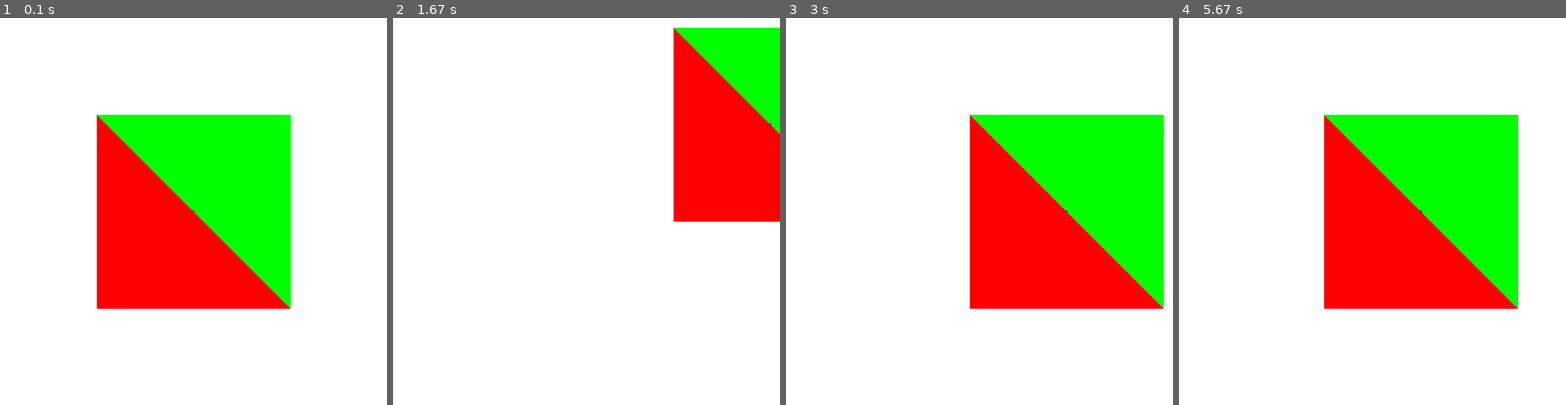
Above: before the commit, frames 1-4 (left to right).
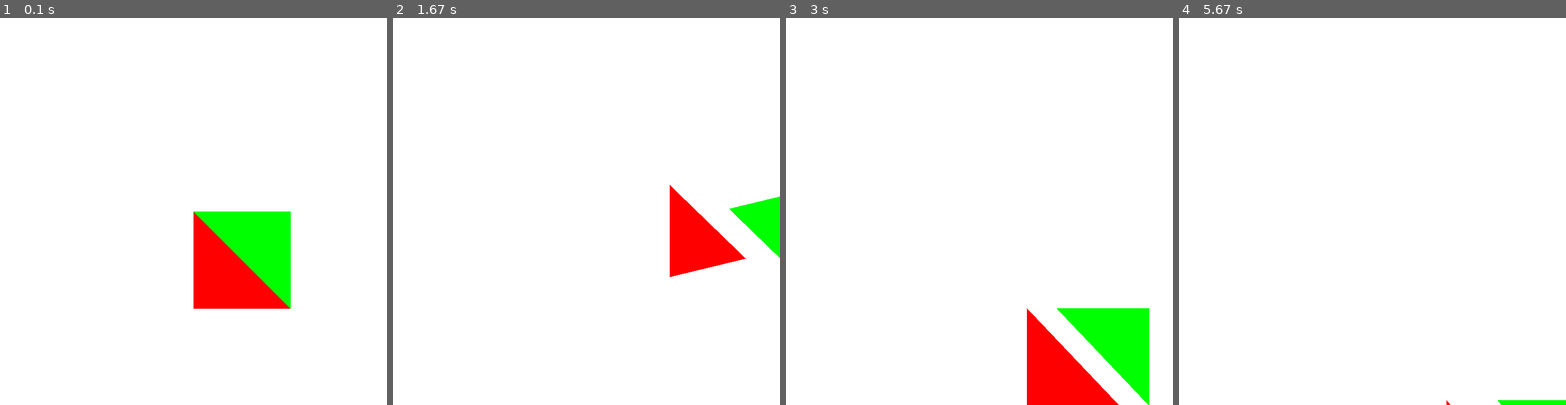
Above: after the commit, the same moments.

Repository: FRAZ5094/pygame
Game: pygame game, started from 3D/3D.py
Same seed, same stepped clock (60 frames per second), same inputs: the game is played once before the commit and once after it.
Inputs:
- Up to frame 1 (0.1 s): no input
- Up to frame 2 (1.67 s): tap U at 0.33 s; hold Right 0.67-1.13 s; hold D 0.67-1.13 s; tap Space at 0.73, 1.03, 1.23, 1.57 s; tap Shift at 0.82 s; hold Up 1.17-1.47 s; hold W 1.17-1.47 s; hold Right from 1.5 s (still down); hold D from 1.5 s (still down)
- Up to frame 3 (3 s): tap Space at 1.87, 2.07, 2.37, 2.63, 2.97 s; release Right at 1.97 s; release D at 1.97 s; hold Left 2-2.53 s; hold A 2-2.53 s; tap Shift at 2.15 s; hold Down 2.57-2.87 s; hold S 2.57-2.87 s; hold Left from 2.9 s (still down); hold A from 2.9 s (still down)
- Up to frame 4 (5.67 s): tap Space at 3.27, 3.4, 3.8, 4.1, 4.47, 4.87, 5.17, 5.37 s; release Left at 3.3 s; release A at 3.3 s; hold Up 3.33-3.7 s; hold W 3.33-3.7 s; tap Shift at 3.48, 4.95 s; hold Right 3.73-4.37 s; hold D 3.73-4.37 s; tap U at 3.88, 5.45 s; hold Down 4.4-4.77 s; hold S 4.4-4.77 s; hold Left 4.8-5.27 s; hold A 4.8-5.27 s; hold Right from 5.3 s (still down); hold D from 5.3 s (still down)

The runs differ from the first frame. In frame 1, 19% of the frame differs, in the area x 25-76%, y 25-76%; in frame 2, 16%; in frame 3, 31%, in the area x 47-98%, y 25-100%; in frame 4, 25%.

Commit message:
worldToViewMatrix done

Diff:
--- a/3D/3D.py
+++ b/3D/3D.py
@@ -8,13 +8,13 @@
 HEIGHT = 800
 FPS = 60
 scaleFactor=400
+
+camerax=0
+cameray=0
+cameraz=0
 theta=0
-startx=400
-x=startx
-starty=400
-y=starty
+psi=0
 
-z=0
 
 WHITE = (255, 255, 255)
 BLACK = (0, 0, 0)
@@ -41,7 +41,9 @@
 mesh = TriangleMesh([
     [0,0,1],[0,1,1],[1,1,1],
     [0,0,0],[1,1,0],[1,0,0],
-])
+    ]
+)
+
 
 
 ## Game loop
@@ -62,29 +64,37 @@
         scaleFactor*=1.1
     if pressed[pygame.K_r]:
         scaleFactor/=1.1
-    if pressed[pygame.K_e]:
+    if pressed[pygame.K_w]:
+        cameraz+=10
+    if pressed[pygame.K_s]:
+        cameraz-=10
+    if pressed[pygame.K_d]:
+        camerax+=10
+    if pressed[pygame.K_a]:
+        camerax-=10
+    if pressed[pygame.K_SPACE]:
+        cameray+=10
+    if pressed[pygame.K_LSHIFT]:
+        cameray-=10
+    if pressed[pygame.K_UP]:
         theta+=1
-    if pressed[pygame.K_q]:
+    if pressed[pygame.K_DOWN]:
         theta-=1
-    if pressed[pygame.K_s]:
-        y+=10
-    if pressed[pygame.K_w]:
-        y-=10
-    if pressed[pygame.K_d]:
-        x+=10
-    if pressed[pygame.K_a]:
-        x-=10
+    if pressed[pygame.K_LEFT]:
+        psi+=1
+    if pressed[pygame.K_RIGHT]:
+        psi-=1
     if pressed[pygame.K_u]:
-        x=startx
-        y=starty
+        x=0
+        y=0
         z=0
         theta=0
 
-    translationMatrix = getTranslationMatrix(x,y,z)
-    scaleMatrix = getScaleMatrix(scaleFactor,scaleFactor,scaleFactor,x+0.5,y+0.5,0)
-    rotationYMatrix = getRotationYMatrix(theta,x,y,z,[0,1,0])
-
-    translatedMesh = rotationYMatrix * scaleMatrix * translationMatrix * mesh
+    #Position Mesh in world at (400,400,0)
+    initialScaleFactor=200
+    modelToWorldMatrix = getTranslationMatrix(400,400,0) * getScaleMatrix(initialScaleFactor,initialScaleFactor,initialScaleFactor,0,0,0)
+    worldToViewMatrix = getTranslationMatrix(camerax,cameray,cameraz) * getRotationMatrix(theta,0,0,0,[1,0,0]) * getRotationMatrix(psi,0,0,0,[0,1,0])
+    translatedMesh =  worldToViewMatrix * modelToWorldMatrix * mesh
 
     translatedMesh.draw(screen)
 
@@ -92,7 +102,6 @@
         # transformedMesh=rotationYMatrix.dot(scaleMatrix.dot(translationMatrix.dot(verticies[i])))
 
 
-    pygame.draw.circle(screen,BLUE,(x,y),2)
 
     pygame.display.flip()
 
--- a/3D/matrix_functions.py
+++ b/3D/matrix_functions.py
@@ -21,16 +21,15 @@
         ]
     return Matrix(m)
 
-def getRotationYMatrix(theta,Ox,Oy,Oz,n):
-
+def getRotationMatrix(angle,Ox,Oy,Oz,n):
 
     T=getTranslationMatrix(Ox,Oy,Oz)
     Tb=getTranslationMatrix(-Ox,-Oy,-Oz)
 
-    theta=np.deg2rad(theta)
+    angle=np.deg2rad(angle)
 
-    c=np.cos(theta)
-    s=np.sin(theta)
+    c=np.cos(angle)
+    s=np.sin(angle)
 
     n=np.array(n)
     n=n/np.sqrt(n.sum())
@@ -64,22 +63,14 @@
             self.verticies=verticies
         else:
             transposedVerticies=np.array(verticies).T
-
             ncols=len(transposedVerticies[0])
             self.verticies=np.vstack([transposedVerticies, [1]*ncols])
-        # print(self.verticies,"verticies after __init__")
 
     def draw(self,screen):
         RED = (255, 0, 0)
         GREEN = (0, 255, 0)
         BLUE = (0, 0, 255)
         Colours=[RED,GREEN,BLUE]
-        # print(self.verticies)
-
-        # print("----")
-        # print(tuple(self.verticies[:,0][0:2]))
-        # print(self.verticies[:,1][0:2])
-        # print(self.verticies[:,2][0:2])
 
         for i in range(int(len(self.verticies[0])/3)):
             verticies_tuple=[tuple(self.verticies[:,3*i][0:2]),tuple(self.verticies[:,(3*i)+1][0:2]),tuple(self.verticies[:,(3*i)+2][0:2])]
@@ -91,8 +82,10 @@
 
     def __mul__(self,other):
         if isinstance(other,TriangleMesh):
+            #TypeError: unsupported operand type(s) for *: 'int' and 'NoneType' ?????
+            # print(self.m)
+            # print(other.verticies)
             transformedVerticies=self.m.dot(other.verticies)
-            # print(transformedVerticies, "verticies after transform")
             return TriangleMesh(transformedVerticies)
         elif isinstance(other, Matrix):
             return Matrix(self.m.dot(other.m))
